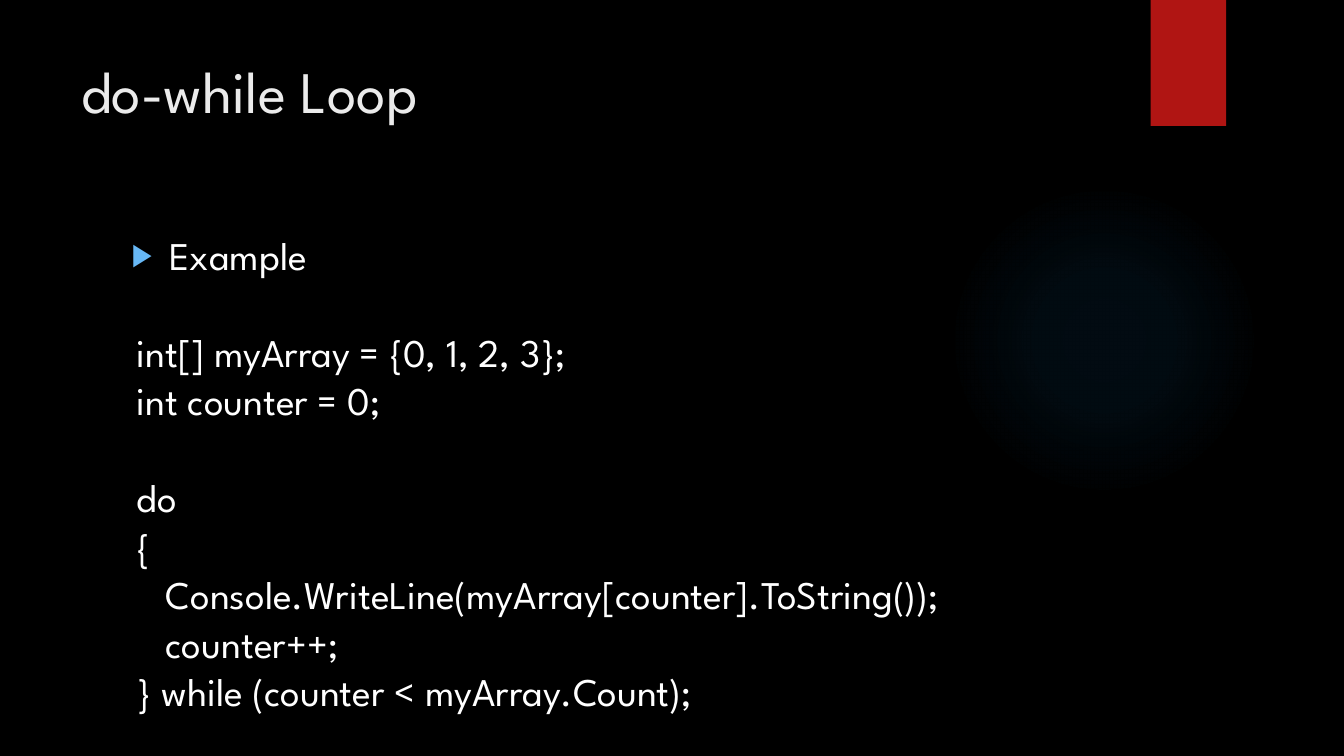
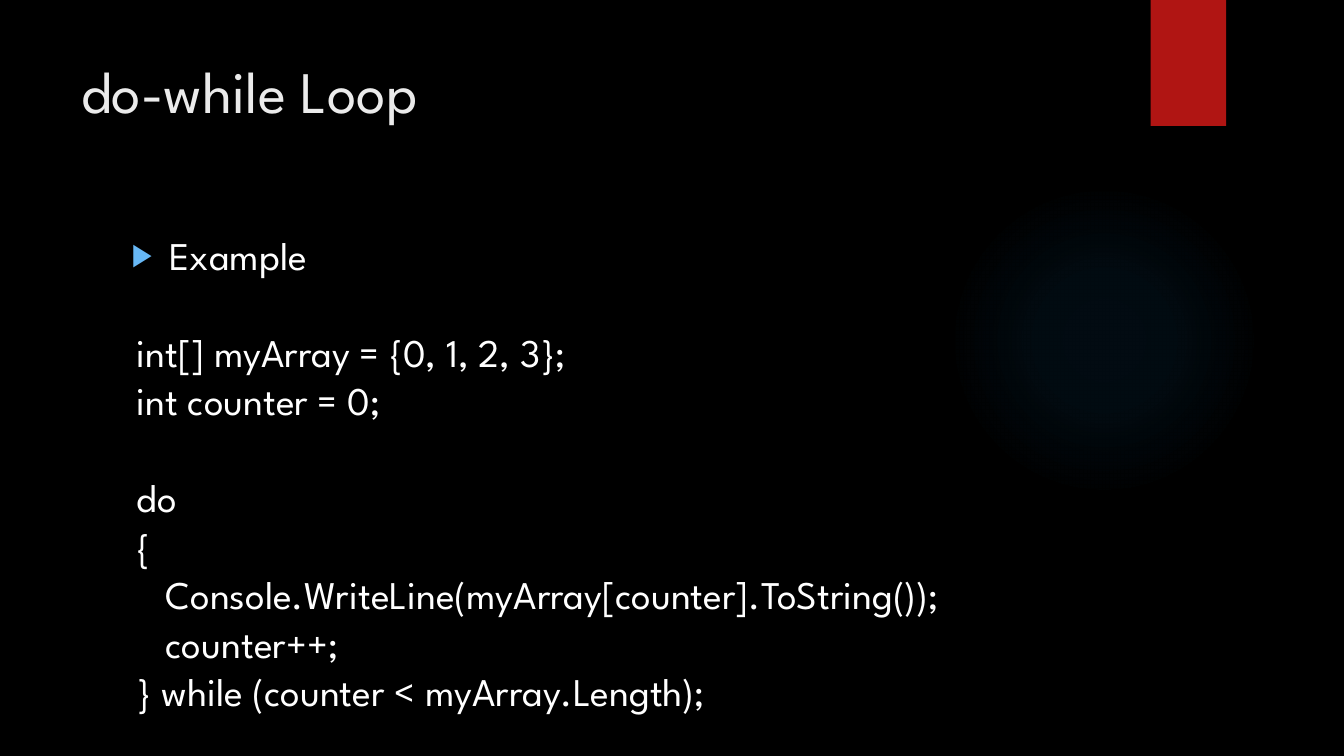
Before and after one commit to LogolsLLC/LogolsFebruary2018, a slide deck: slide 30 of Slides/02_C#_TrainingPlan.pptx. Drawn at 1344x756 pixels with LibreOffice and Linux fonts; fonts in the diff are those of the drawing; background and template pictures are left out. Boxes give left, top, right and bottom in pixels: in the first picture for what was removed or moved away, otherwise in the second. Text is boxed around its words. In the diff, an @@ line names an element or a change of style, - is before the commit and + after.

```diff
--- a/Slides/02_C#_TrainingPlan.pptx
+++ b/Slides/02_C#_TrainingPlan.pptx
@@ text at box(162, 679, 705, 715): text changed @@
-} while (counter < myArray.Count);
+} while (counter < myArray.Length);
```
Also in this commit, not shown: 4 other slides changed.
